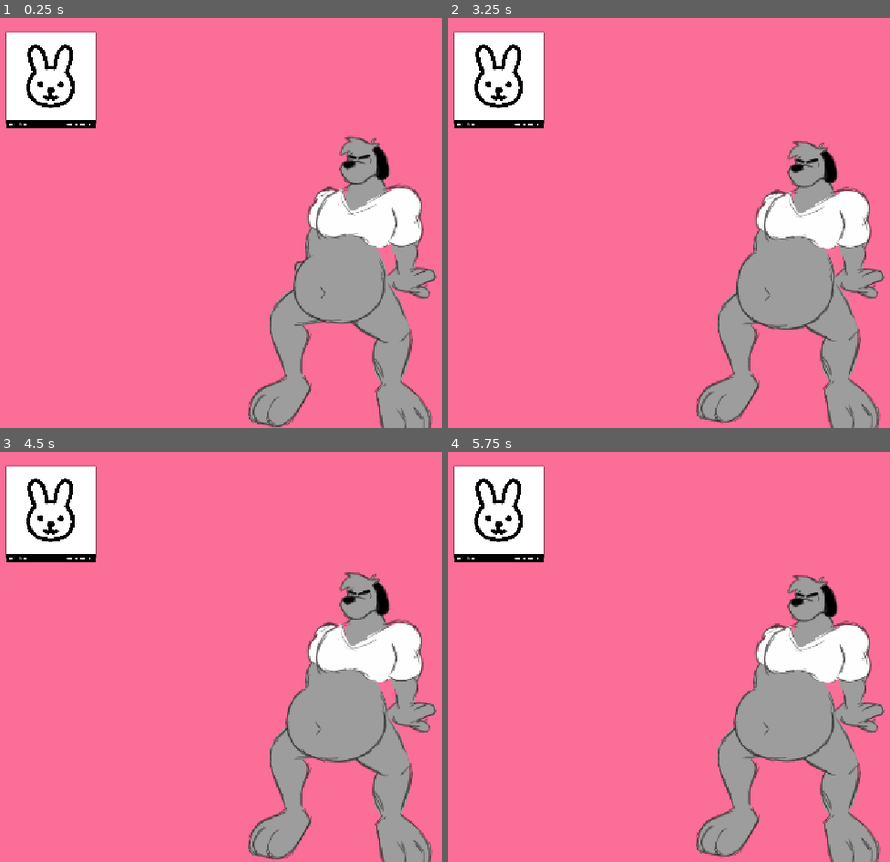
Above: before the commit, frames 1-4 (two rows, left to right).
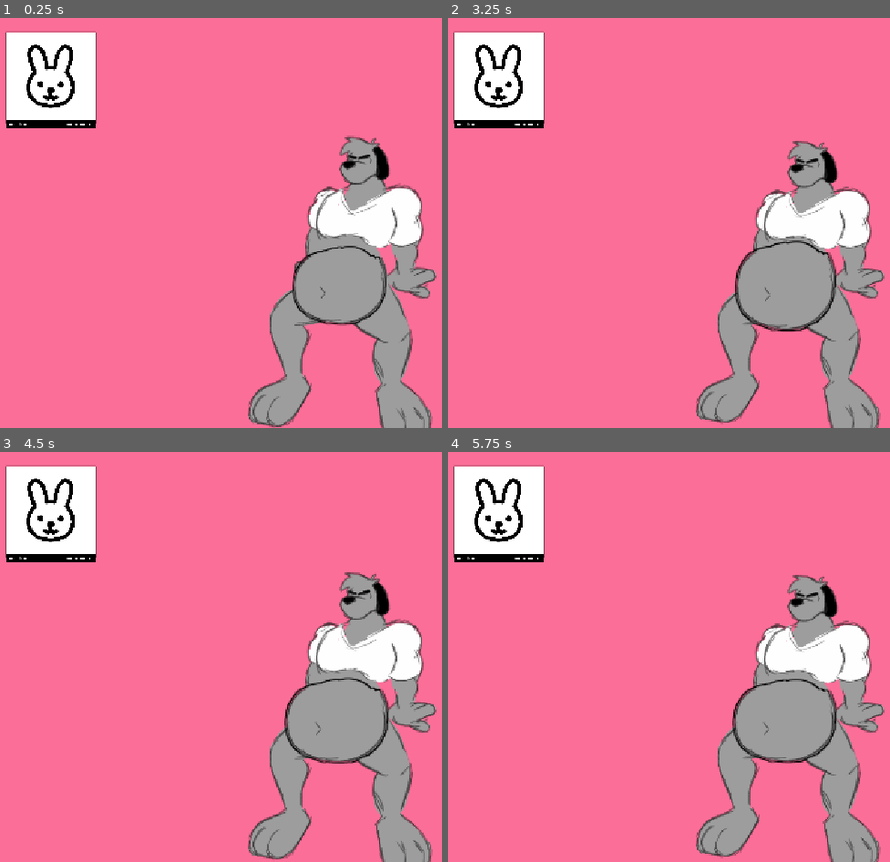
Above: after the commit, the same moments.

Repository: HellsStudios/character_feeder
Game: Godot game, scene res://scenes/main.tscn
Same seed, same stepped clock (60 frames per second), same inputs: the game is played once before the commit and once after it.
Inputs (mouse positions are in pixels of both pictures, inside the frame that each line leads up to):
- Up to frame 1 (0.25 s): no input
- Up to frame 2 (3.25 s): click (496, 79) at 0.5 s; click (496, 79) at 1.25 s; click (496, 79) at 2 s; drag from (505, 333) to (806, 182) at 2.77 s
- Up to frame 3 (4.5 s): drag from (212, 677) to (358, 616) at 3.52 s; move the mouse to (433, 566) at 4.27 s; click (433, 566) at 4.42 s
- Up to frame 4 (5.75 s): drag from (770, 739) to (801, 517) at 5.02 s

The runs differ from the first frame. In frame 1, 0.3% of the frame differs, in the area x 66-88%, y 55-76%; in frame 2, 0.4%, in the area x 64-88%, y 54-77%; in frame 3, 0.4%; in frame 4, 0.4%.

Commit message:
Outline shader for belly sprite

Diff:
--- /dev/null
+++ b/scenes/belly_outline.gdshader
@@ -0,0 +1,30 @@
+shader_type canvas_item;
+
+uniform vec4 outline_color : source_color = vec4(0.0, 0.0, 0.0, 1.0);
+uniform float outline_size : hint_range(0.1, 3.0, 0.1) = 1.0;
+
+void fragment() {
+	vec4 tex = texture(TEXTURE, UV);
+
+	vec2 px = TEXTURE_PIXEL_SIZE * outline_size;
+
+	float neighbor_alpha = 0.0;
+
+	neighbor_alpha = max(neighbor_alpha, texture(TEXTURE, UV + vec2( px.x, 0.0)).a);
+	neighbor_alpha = max(neighbor_alpha, texture(TEXTURE, UV + vec2(-px.x, 0.0)).a);
+	neighbor_alpha = max(neighbor_alpha, texture(TEXTURE, UV + vec2(0.0,  px.y)).a);
+	neighbor_alpha = max(neighbor_alpha, texture(TEXTURE, UV + vec2(0.0, -px.y)).a);
+
+	neighbor_alpha = max(neighbor_alpha, texture(TEXTURE, UV + vec2( px.x,  px.y)).a);
+	neighbor_alpha = max(neighbor_alpha, texture(TEXTURE, UV + vec2(-px.x,  px.y)).a);
+	neighbor_alpha = max(neighbor_alpha, texture(TEXTURE, UV + vec2( px.x, -px.y)).a);
+	neighbor_alpha = max(neighbor_alpha, texture(TEXTURE, UV + vec2(-px.x, -px.y)).a);
+
+	// Outer outline only where the sprite itself is transparent.
+	float outline_alpha = neighbor_alpha * (1.0 - tex.a);
+
+	vec4 outline = vec4(outline_color.rgb, outline_color.a * outline_alpha);
+
+	// Original sprite goes on top of the outline.
+	COLOR = mix(outline, tex, tex.a);
+}
--- a/scenes/predator.tscn
+++ b/scenes/predator.tscn
@@ -2,6 +2,12 @@
 
 [ext_resource type="Script" uid="uid://bbiipyu7vbxtt" path="res://scenes/predator.gd" id="1_8or0i"]
 [ext_resource type="Texture2D" uid="uid://cc64drvypvlxx" path="res://assets/pred.png" id="2_wacsr"]
+[ext_resource type="Shader" uid="uid://jy87myry1sd0" path="res://scenes/belly_outline.gdshader" id="3_koidv"]
+
+[sub_resource type="ShaderMaterial" id="ShaderMaterial_koidv"]
+shader = ExtResource("3_koidv")
+shader_parameter/outline_color = Color(0, 0, 0, 1)
+shader_parameter/outline_size = 2.0000000298024
 
 [sub_resource type="CircleShape2D" id="CircleShape2D_nxlau"]
 radius = 66.27216
@@ -142,6 +148,7 @@
 position = Vector2(-22, 26)
 
 [node name="Sprite2D" type="Sprite2D" parent="Visuals/Belly/BellySprite" unique_id=459868612]
+material = SubResource("ShaderMaterial_koidv")
 position = Vector2(-11, 35)
 texture = ExtResource("2_wacsr")
 hframes = 2
Not shown, added: scenes/belly_outline.gdshader.uid
